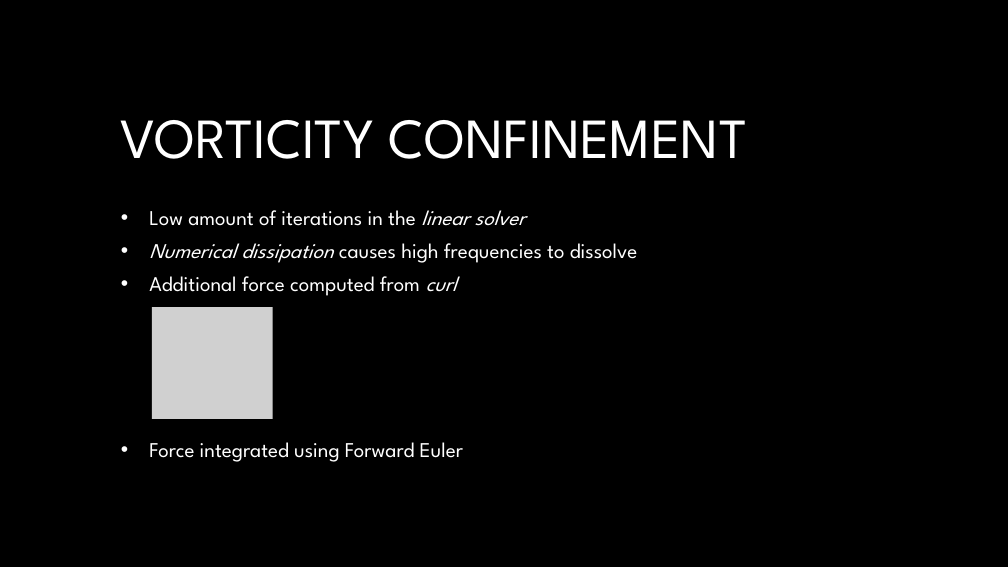
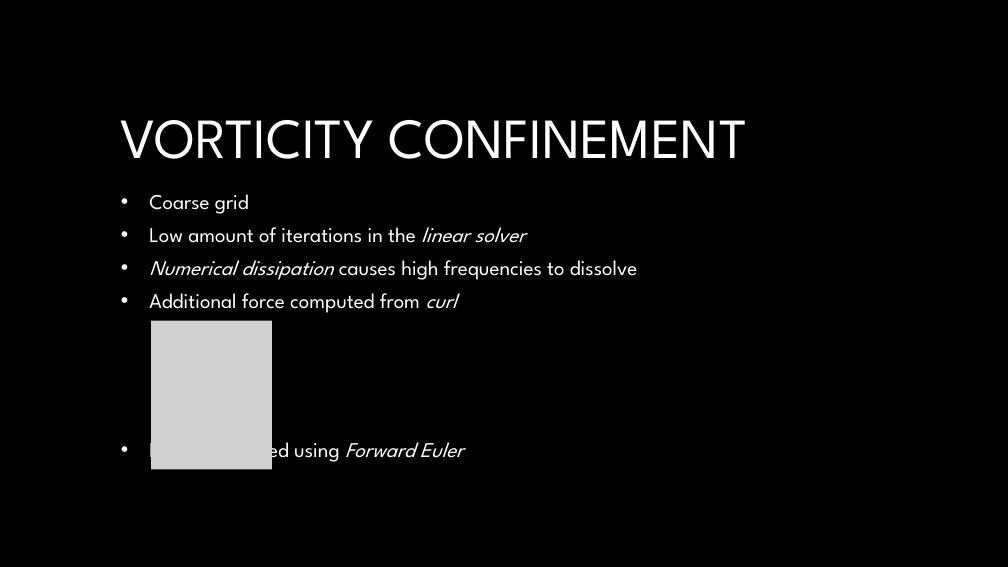
Before and after one commit to jan-van-bergen/FluidSim, a slide deck: slide 5 of Fluid simulation sandbox.pptx. Drawn at 1008x567 pixels with LibreOffice and Linux fonts; fonts in the diff are those of the drawing; grey boxes stand for pictures; background and template pictures are left out. Boxes give left, top, right and bottom in pixels: in the first picture for what was removed or moved away, otherwise in the second. Text is boxed around its words. In the diff, an @@ line names an element or a change of style, - is before the commit and + after.

```diff
--- a/Fluid simulation sandbox.pptx
+++ b/Fluid simulation sandbox.pptx
@@ subtitle "Coarse grid": place and size @@
-subtitle "Coarse grid" at (149,210,638,462)
+subtitle "Coarse grid" at (149,194,638,464)
@@ subtitle at (149,194,249,214): paragraph added @@
+• Coarse grid
@@ picture: place and size @@
-picture at (152,307,273,419)
+picture at (151,321,272,470)
@@ subtitle at (149,437,463,464): italic on in "Forward Euler" @@
```
Also in this commit, not shown: 1 other slide changed, 1 other file.
